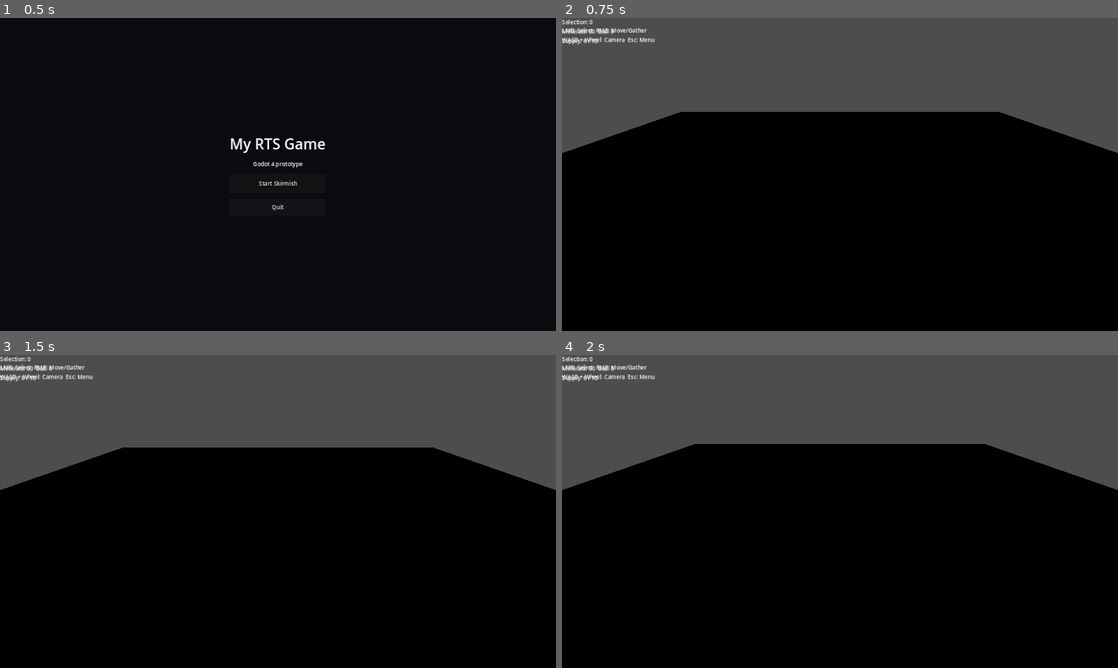
Above: before the commit, frames 1-4 (two rows, left to right).
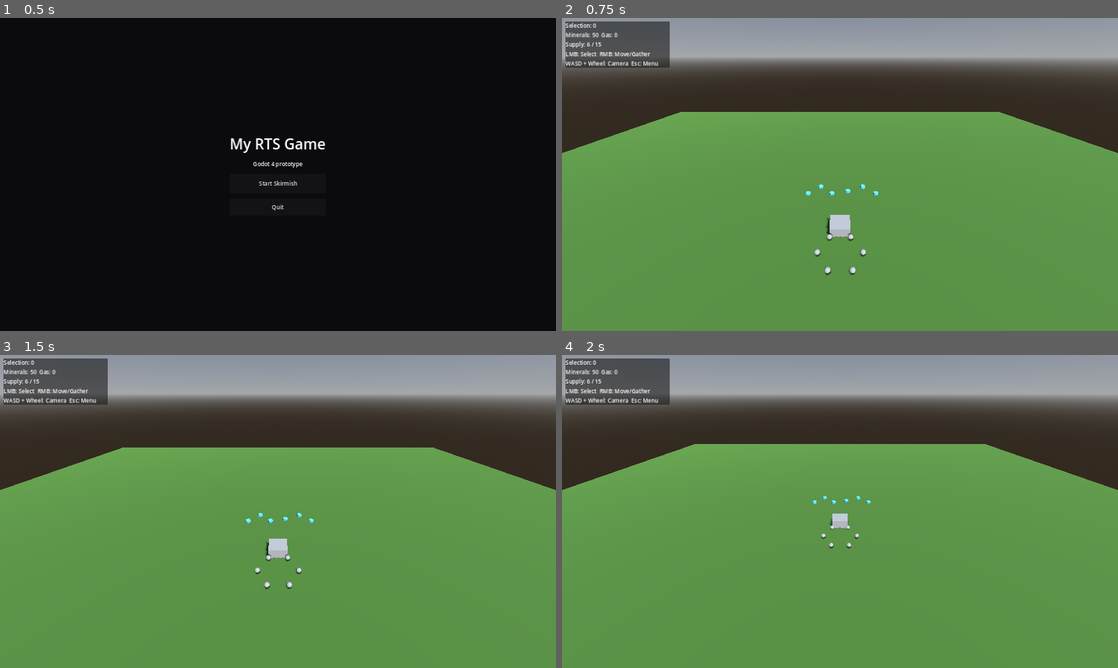
Above: after the commit, the same moments.

Repository: Shah-e-Dozdi/my-rts-game
Game: Godot game, scene res://scenes/Menu.tscn
Same seed, same stepped clock (60 frames per second), same inputs: the game is played once before the commit and once after it.
Inputs (mouse positions are in pixels of both pictures, inside the frame that each line leads up to):
- Up to frame 1 (0.5 s): no input
- Up to frame 2 (0.75 s): click "Start Skirmish" at 0.5 s
- Up to frame 3 (1.5 s): tap Enter at 1.25 s; move the mouse to (400, 495) at 1.27 s; hold S (camera_down) from 1.28 s (still down); click (400, 495) at 1.42 s
- Up to frame 4 (2 s): keep holding S (camera_down)

Frame 1 is identical in both runs. In frame 2, 95% of the frame differs, in the area x 0-100%, y 0-100%; in frame 3, 95%; in frame 4, 95%.

Commit message:
Add lighting, sky, ground color, and fix UI layout
- DirectionalLight3D with shadows for proper scene illumination
- ProceduralSky + ambient light so the background isn't black
- Green ground material instead of default gray
- PanelContainer + VBoxContainer for UI so labels don't overlap

https://claude.ai/code/session_01SugqzLrT64FzvZRzgNQ3WZ

Diff:
--- a/scripts/main.gd
+++ b/scripts/main.gd
@@ -30,6 +30,26 @@
 	_world.name = "World"
 	add_child(_world)
 
+	# Sun light so everything is visible
+	var sun := DirectionalLight3D.new()
+	sun.rotation_degrees = Vector3(-45, 30, 0)
+	sun.light_energy = 1.2
+	sun.shadow_enabled = true
+	_world.add_child(sun)
+
+	# Sky + ambient light
+	var env := WorldEnvironment.new()
+	var environment := Environment.new()
+	environment.background_mode = Environment.BG_SKY
+	var sky := Sky.new()
+	sky.sky_material = ProceduralSkyMaterial.new()
+	environment.sky = sky
+	environment.ambient_light_source = Environment.AMBIENT_SOURCE_SKY
+	environment.ambient_light_energy = 0.5
+	env.environment = environment
+	_world.add_child(env)
+
+	# Ground
 	var ground := StaticBody3D.new()
 	ground.name = "Ground"
 	_world.add_child(ground)
@@ -38,6 +58,9 @@
 	var plane := PlaneMesh.new()
 	plane.size = Vector2(200, 200)
 	ground_mesh.mesh = plane
+	var ground_mat := StandardMaterial3D.new()
+	ground_mat.albedo_color = Color(0.25, 0.4, 0.15)
+	ground_mesh.material_override = ground_mat
 	ground.add_child(ground_mesh)
 
 	var ground_col := CollisionShape3D.new()
@@ -62,20 +85,26 @@
 	canvas.name = "UI"
 	add_child(canvas)
 
-	var panel := Panel.new()
+	# Top-left info panel
+	var panel := PanelContainer.new()
 	panel.name = "Panel"
+	panel.position = Vector2(10, 10)
+	panel.custom_minimum_size = Vector2(300, 0)
 	canvas.add_child(panel)
+
+	var vbox := VBoxContainer.new()
+	vbox.add_theme_constant_override("separation", 4)
+	panel.add_child(vbox)
 
 	_sel_label = Label.new()
 	_sel_label.name = "SelectionLabel"
 	_sel_label.text = "Selection: 0"
-	panel.add_child(_sel_label)
+	vbox.add_child(_sel_label)
 
 	_help_label = Label.new()
 	_help_label.name = "HelpLabel"
-	_help_label.position = Vector2(0, 24)
 	_help_label.text = "LMB: Select  RMB: Move/Gather"
-	panel.add_child(_help_label)
+	vbox.add_child(_help_label)
 
 func _unhandled_input(event: InputEvent) -> void:
 	if not (event is InputEventMouseButton and event.pressed):
